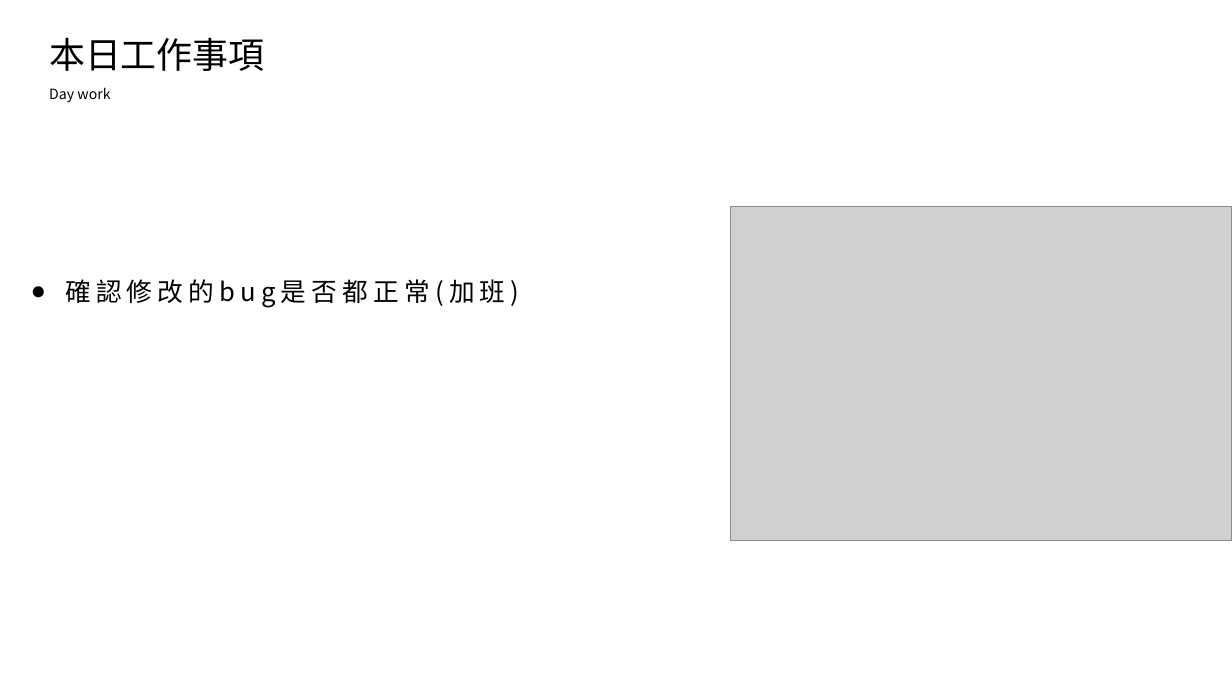
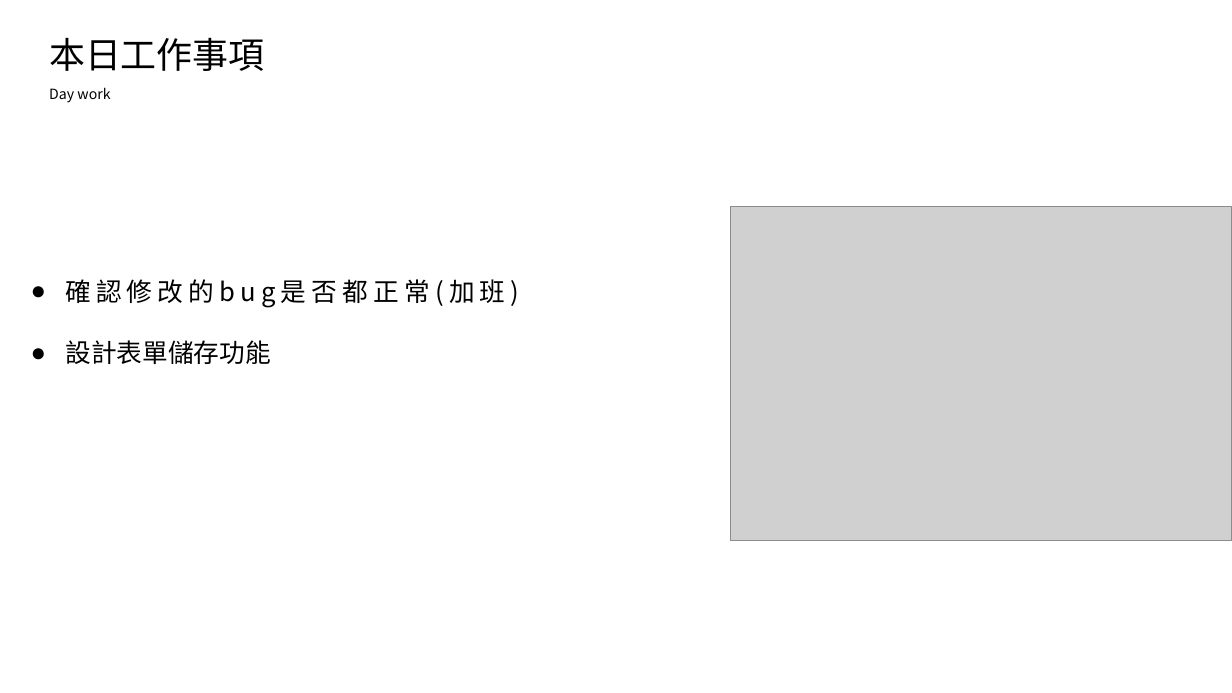
Before and after one commit to king637324/KnowledgeGreenhouseSystem, a slide deck: slide 2 of 工作日報_葉柏漢/2021.09/2021.09.24(加班)_2021.09.27工作日報_葉柏漢.pptx. Drawn at 1232x693 pixels with LibreOffice and Linux fonts; fonts in the diff are those of the drawing; grey boxes stand for pictures. Boxes give left, top, right and bottom in pixels: in the first picture for what was removed or moved away, otherwise in the second. Text is boxed around its words. In the diff, an @@ line names an element or a change of style, - is before the commit and + after.

```diff
--- a/工作日報_葉柏漢/2021.09/2021.09.24(加班)_2021.09.27工作日報_葉柏漢.pptx
+++ b/工作日報_葉柏漢/2021.09/2021.09.24(加班)_2021.09.27工作日報_葉柏漢.pptx
@@ text at (65,340,271,364): paragraph added @@
+● 設計表單儲存功能
```
Also in this commit, not shown: 1 other slide changed, 1 other file.
